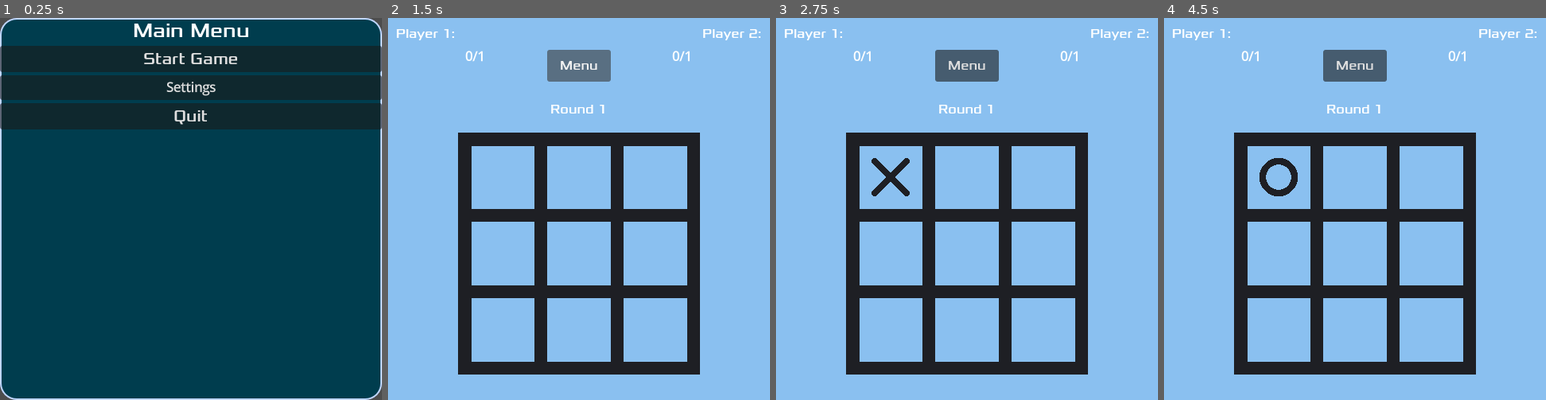
Above: before the commit, frames 1-4 (left to right).
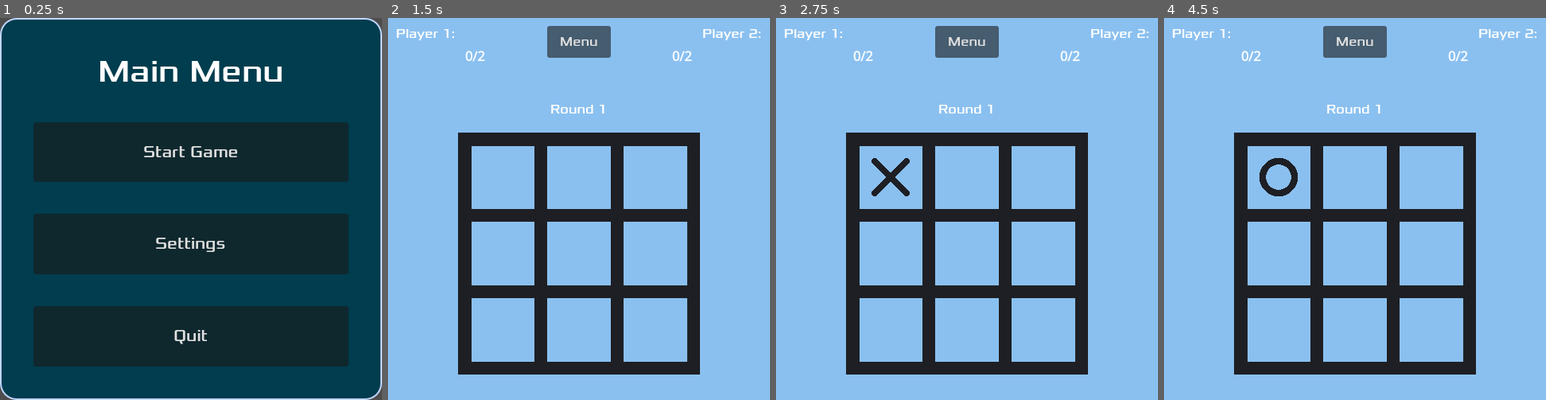
Above: after the commit, the same moments.

Repository: KaiRJ/tictactoe
Game: Godot game, scene res://scenes/main_menu/main_menu.tscn
Two runs of this game, one before a commit and one after it. Both use one fixed random seed, a clock stepped at 60 frames per second and the inputs below.
Inputs (mouse positions are in pixels of both pictures, inside the frame that each line leads up to):
- Up to frame 1 (0.25 s): no input
- Up to frame 2 (1.5 s): click "Settings" at 0.5 s; click "Start Game" at 1.25 s
- Up to frame 3 (2.75 s): click (890, 178) at 2.02 s
- Up to frame 4 (4.5 s): click "Menu" at 2.75 s; click "Continue" at 3.5 s; click (1278, 178) at 4.27 s

The runs differ from the first frame. In frame 1, 57% of the frame differs, in the area x 0-100%, y 1-92%; in frame 2, 2.1%; in frame 3, 2.1%; in frame 4, 2.1%.

Commit message:
Refactor some code after going over it for the first time in a while

Diff:
--- a/project.godot
+++ b/project.godot
@@ -17,7 +17,7 @@
 
 [autoload]
 
-Globals="*res://scripts/globals.gd"
+Constants="*res://scripts/constants.gd"
 
 [display]
 
@@ -25,10 +25,6 @@
 window/size/viewport_height=480
 window/stretch/mode="viewport"
 
-[global_group]
-
-UI=""
-
 [gui]
 
 theme/default_font_multichannel_signed_distance_field=true
--- a/scenes/board/board.gd
+++ b/scenes/board/board.gd
@@ -6,7 +6,7 @@
 @export var player2 : CompressedTexture2D
 
 var board_data
-var current_player : int
+var current_player : Constants.Player
 
 
 func _ready():
@@ -15,36 +15,57 @@
 	for square : Square in squares:
 		square.square_pressed.connect(_on_square_pressed.bind(square))
 
-	# make sure board is set to default
-	new_game()
 
-
-func new_game(starting_player: int = 1): # TODO: can i use enums here
+func new_game(starting_player: Constants.Player = Constants.Player.ONE):
 	"Reset everything for a new game."
 
-	# reset all the squares
+	# Reset all the squares
 	get_tree().call_group("squares", "reset")
 
-	# reset the board_data array
+	# Reset the board_data array
 	board_data = [
 		[0, 0, 0],
 		[0, 0, 0],
 		[0, 0, 0]
 	]
 
-	# set the starting player
+	# Set the starting player
 	current_player = starting_player
 
 
-func freeze_board(freeze : bool) -> void:
-	"Make all the squares of the board unpressable"
+func _on_square_pressed(square : Square):
+	"Run all the game check when a square is pressed."
 
-	# false means the player can't select any squares
-	get_tree().call_group("squares", "set_button_visability", not freeze)
+	# Set the square so it can't be pressed again
+	square.set_button_visability(false)
+
+	# Save the players choice on the board_data
+	var grid_position = square.get_grid_position()
+	board_data[grid_position.x][grid_position.y] = current_player
+
+	# Set the squares face by the current player
+	match current_player:
+		Constants.Player.ONE:
+			square.set_face_texture(player1)
+		Constants.Player.TWO:
+			square.set_face_texture(player2)
+
+	# Check if the game has been won or ended in a draw
+	if check_for_win():
+		freeze_board(true)
+		winner.emit(current_player)
+
+	# Check if the game ended in a draw
+	if check_for_draw():
+		freeze_board(true)
+		winner.emit(Constants.Player.NONE)
+
+	# Flip the current player for the next turn
+	current_player = (-1 * current_player) as Constants.Player
 
 
 func check_for_win() -> bool:
-	"Check if the board is in a win state"
+	"Check if the board is in a win state."
 
 	var winner_found : bool = false
 
@@ -76,31 +97,9 @@
 
 	return draw_found
 
-func _on_square_pressed(square : Square):
-	"Run all the game check when a square is pressed."
 
-	# Set the square properties
-	square.set_button_visability(false)
+func freeze_board(freeze : bool) -> void:
+	"Make all the squares of the board unpressable"
 
-	# Save the players choice on the board
-	var grid_position = square.get_grid_position()
-	board_data[grid_position.x][grid_position.y] = current_player
-
-	# Set the squares face by the current player
-	if current_player == 1:
-		square.set_face_texture(player1)
-	elif current_player == -1:
-		square.set_face_texture(player2)
-
-	# Check if the game has been won
-	if check_for_win():
-		freeze_board(true)
-		winner.emit(current_player)
-
-	# Check if the game ended in a draw
-	if check_for_draw():
-		freeze_board(true)
-		winner.emit(0)
-
-	# Flip the current player for the next game
-	current_player *= -1
+	# false means the player can't select any squares
+	get_tree().call_group("squares", "set_button_visability", not freeze)
--- a/scenes/game_over_menu/game_over_menu.gd
+++ b/scenes/game_over_menu/game_over_menu.gd
@@ -1,4 +1,4 @@
-extends Node
+extends Control
 
 signal show_main_menu
 
--- a/scenes/game_over_menu/game_over_menu.tscn
+++ b/scenes/game_over_menu/game_over_menu.tscn
@@ -15,51 +15,43 @@
 corner_radius_bottom_right = 20
 corner_radius_bottom_left = 20
 
-[node name="GameOverMenu" type="CanvasLayer" groups=["UI"]]
+[node name="GameOverMenu" type="Control"]
+layout_mode = 3
+anchors_preset = 0
 script = ExtResource("1_865qx")
 
-[node name="Panel" type="Panel" parent="."]
-anchors_preset = 8
-anchor_left = 0.5
-anchor_top = 0.5
-anchor_right = 0.5
-anchor_bottom = 0.5
-offset_left = -150.0
-offset_top = -80.0
-offset_right = 150.0
-offset_bottom = 80.0
+[node name="Panel" type="PanelContainer" parent="."]
+layout_mode = 1
+anchors_preset = 15
+anchor_right = 1.0
+anchor_bottom = 1.0
 grow_horizontal = 2
 grow_vertical = 2
 theme_override_styles/panel = SubResource("StyleBoxFlat_fjhrs")
 
-[node name="Label" type="Label" parent="Panel"]
-layout_mode = 1
-anchors_preset = 10
-anchor_right = 1.0
-offset_top = 20.0
-offset_bottom = 55.0
-grow_horizontal = 2
+[node name="MarginContainer" type="MarginContainer" parent="Panel"]
+layout_mode = 2
+theme_override_constants/margin_left = 20
+theme_override_constants/margin_top = 20
+theme_override_constants/margin_right = 20
+theme_override_constants/margin_bottom = 20
+
+[node name="VBoxContainer" type="VBoxContainer" parent="Panel/MarginContainer"]
+layout_mode = 2
+theme_override_constants/separation = 20
+
+[node name="Label" type="Label" parent="Panel/MarginContainer/VBoxContainer"]
+custom_minimum_size = Vector2(220, 0)
+layout_mode = 2
 theme_override_fonts/font = ExtResource("2_6pm5d")
 theme_override_font_sizes/font_size = 25
 text = "Player 1 wins!"
 horizontal_alignment = 1
-autowrap_mode = 2
 
-[node name="QuitButton" type="Button" parent="Panel"]
-layout_mode = 1
-anchors_preset = 7
-anchor_left = 0.5
-anchor_top = 1.0
-anchor_right = 0.5
-anchor_bottom = 1.0
-offset_left = -60.0
-offset_top = -75.0
-offset_right = 60.0
-offset_bottom = -35.0
-grow_horizontal = 2
-grow_vertical = 0
+[node name="QuitButton" type="Button" parent="Panel/MarginContainer/VBoxContainer"]
+layout_mode = 2
 theme_override_fonts/font = ExtResource("2_6pm5d")
 theme_override_font_sizes/font_size = 20
 text = "Quit"
 
-[connection signal="pressed" from="Panel/QuitButton" to="." method="_on_quit_button_pressed"]
+[connection signal="pressed" from="Panel/MarginContainer/VBoxContainer/QuitButton" to="." method="_on_quit_button_pressed"]
--- a/scenes/hud/hud.tscn
+++ b/scenes/hud/hud.tscn
@@ -68,9 +68,9 @@
 anchor_left = 0.5
 anchor_right = 0.5
 offset_left = -40.0
-offset_top = 40.0
+offset_top = 10.0
 offset_right = 40.0
-offset_bottom = 80.0
+offset_bottom = 50.0
 grow_horizontal = 2
 theme_override_fonts/font = ExtResource("1_7ch4s")
 text = "Menu"
--- a/scenes/in_game_menu/in_game_menu.gd
+++ b/scenes/in_game_menu/in_game_menu.gd
@@ -1,7 +1,29 @@
-extends CanvasLayer
+extends Control
 
 signal continue_game
 signal quit_game
+
+@onready var label = $PanelContainer/MarginContainer/VBoxContainer/Label
+@onready var continue_button = $PanelContainer/MarginContainer/VBoxContainer/ContinueButton
+@onready var quit_button = $PanelContainer/MarginContainer/VBoxContainer/QuitButton
+
+
+func update_label(text: String) -> void:
+	label.text = text
+
+
+func show_continue_button(show: bool) -> void:
+	if show:
+		continue_button.show()
+	else:
+		continue_button.hide()
+
+
+func show_quit_button(show: bool) -> void:
+	if show:
+		quit_button.show()
+	else:
+		quit_button.hide()
 
 
 func _on_continue_button_pressed():
@@ -9,5 +31,4 @@
 
 
 func _on_quit_button_pressed():
-	# TODO should switch to main menu scene
 	quit_game.emit()
--- a/scenes/in_game_menu/in_game_menu.tscn
+++ b/scenes/in_game_menu/in_game_menu.tscn
@@ -15,31 +15,34 @@
 corner_radius_bottom_right = 20
 corner_radius_bottom_left = 20
 
-[node name="InGameMenu" type="CanvasLayer" groups=["UI"]]
+[node name="InGameMenu" type="Control"]
+layout_mode = 3
+anchors_preset = 0
 script = ExtResource("1_mis6w")
 
-[node name="InMainMenuPanel" type="Panel" parent="."]
-anchors_preset = 8
-anchor_left = 0.5
-anchor_top = 0.5
-anchor_right = 0.5
-anchor_bottom = 0.5
-offset_left = -100.0
-offset_top = -150.0
-offset_right = 100.0
-offset_bottom = 150.0
+[node name="PanelContainer" type="PanelContainer" parent="."]
+layout_mode = 1
+anchors_preset = 15
+anchor_right = 1.0
+anchor_bottom = 1.0
 grow_horizontal = 2
 grow_vertical = 2
 theme_override_styles/panel = SubResource("StyleBoxFlat_fjhrs")
-metadata/_edit_use_anchors_ = true
 
-[node name="Label" type="Label" parent="InMainMenuPanel"]
-layout_mode = 1
-anchors_preset = 10
-anchor_right = 1.0
-offset_top = 20.0
-offset_bottom = 55.0
-grow_horizontal = 2
+[node name="MarginContainer" type="MarginContainer" parent="PanelContainer"]
+layout_mode = 2
+theme_override_constants/margin_left = 20
+theme_override_constants/margin_top = 20
+theme_override_constants/margin_right = 20
+theme_override_constants/margin_bottom = 20
+
+[node name="VBoxContainer" type="VBoxContainer" parent="PanelContainer/MarginContainer"]
+layout_mode = 2
+theme_override_constants/separation = 20
+
+[node name="Label" type="Label" parent="PanelContainer/MarginContainer/VBoxContainer"]
+custom_minimum_size = Vector2(220, 0)
+layout_mode = 2
 theme_override_fonts/font = ExtResource("2_ftyy5")
 theme_override_font_sizes/font_size = 25
 text = "Menu"
@@ -47,41 +50,19 @@
 autowrap_mode = 2
 metadata/_edit_use_anchors_ = true
 
-[node name="ContinueButton" type="Button" parent="InMainMenuPanel"]
-layout_mode = 1
-anchors_preset = 8
-anchor_left = 0.5
-anchor_top = 0.5
-anchor_right = 0.5
-anchor_bottom = 0.5
-offset_left = -56.0
-offset_top = -48.0
-offset_right = 64.0
-offset_bottom = -8.0
-grow_horizontal = 2
-grow_vertical = 2
+[node name="ContinueButton" type="Button" parent="PanelContainer/MarginContainer/VBoxContainer"]
+layout_mode = 2
 theme_override_fonts/font = ExtResource("2_ftyy5")
 theme_override_font_sizes/font_size = 20
 text = "Continue"
 metadata/_edit_use_anchors_ = true
 
-[node name="QuitButton" type="Button" parent="InMainMenuPanel"]
-layout_mode = 1
-anchors_preset = 8
-anchor_left = 0.5
-anchor_top = 0.5
-anchor_right = 0.5
-anchor_bottom = 0.5
-offset_left = -56.0
-offset_top = 40.0
-offset_right = 64.0
-offset_bottom = 80.0
-grow_horizontal = 2
-grow_vertical = 2
+[node name="QuitButton" type="Button" parent="PanelContainer/MarginContainer/VBoxContainer"]
+layout_mode = 2
 theme_override_fonts/font = ExtResource("2_ftyy5")
 theme_override_font_sizes/font_size = 20
 text = "Quit"
 metadata/_edit_use_anchors_ = true
 
-[connection signal="pressed" from="InMainMenuPanel/ContinueButton" to="." method="_on_continue_button_pressed"]
-[connection signal="pressed" from="InMainMenuPanel/QuitButton" to="." method="_on_quit_button_pressed"]
+[connection signal="pressed" from="PanelContainer/MarginContainer/VBoxContainer/ContinueButton" to="." method="_on_continue_button_pressed"]
+[connection signal="pressed" from="PanelContainer/MarginContainer/VBoxContainer/QuitButton" to="." method="_on_quit_button_pressed"]
--- a/scenes/main_game/main_game.gd
+++ b/scenes/main_game/main_game.gd
@@ -2,82 +2,91 @@
 
 @export var to_win_total : int = 3
 
-var player1_score  : int
-var player2_score  : int
-var rounds         : int
-var current_player : int
+var player1_score : int
+var player2_score : int
+var current_round : int
+var last_starting_player : Constants.Player
 
 
 func _ready():
-	new_game(1)
+ 	# Start a new game on ready
+	new_game(Constants.Player.ONE)
 
 
-func new_game(starting_player: int):
-	"Set up the game for a new match."
-
-	hide_all_ui_elements()
-
-	# Reset all the game variables
-	current_player = starting_player
-	player1_score = 0
-	player2_score = 0
-	rounds = 1
-
-	# Reset all the labels
-	$HUD/Player1Label/Score.text = str(player1_score) + "/" + str(to_win_total)
-	$HUD/Player2Label/Score.text = str(player2_score) + "/" + str(to_win_total)
-	$HUD/Label.text = "Round " + str(rounds)
+func new_game(starting_player: Constants.Player):
+	"Set up the game and board for a new match."
 
 	# Show the correct UI elements
 	$HUD.show()
 	$Board.show()
+	$InGameMenu.hide()
+
+	# Reset all the game variables
+	last_starting_player = starting_player
+	player1_score = 0
+	player2_score = 0
+	current_round = 1
+
+	# Set the labels
+	update_labels()
 
 	# Set the board up for a new game
-	$Board.new_game(current_player)
+	$Board.new_game(starting_player)
 
 
-func _on_board_winner(player : int):
-	"Check who won and perform correct tasks."
+func _on_board_winner(winner : Constants.Player):
+	"When the board scene signals a winner check who won, update variables and either end the game
+	or start a new round."
 
-	var text: String
-	match player:
-		0:
-			text = "No one wins "
-		1:
-			text = "Player 1 wins "
-			player1_score += 1
-			$HUD/Player1Label/Score.text = str(player1_score) + "/" + str(to_win_total)
-		-1:
-			text = "Player 2 wins "
-			player2_score += 1
-			$HUD/Player2Label/Score.text = str(player2_score) + "/" + str(to_win_total)
+	# Update the player scores depending on who won the round
+	# TODO update variable name
+	var winner_text = update_player_scores(winner)
+	update_labels()
 
+	# Check if either player has won the whole game
 	if (player1_score == to_win_total) or (player2_score == to_win_total):
-		$GameOverMenu/Panel/Label.text = text + "the game!"
-		$GameOverMenu.show()
+		# Show in gmae menu with quit option
+		show_in_game_menu(winner_text + "the game!", false, true)
 	else:
-		rounds += 1
-		$HUD/Label.text = text + "this round!"
-		await get_tree().create_timer(2.0).timeout
-		$HUD/Label.text = "Round " + str(rounds)
-		current_player *= -1 # Change who starts on each round
-		$Board.new_game(current_player)
+		# Set up the game for the next round and show the continue pop up
+		current_round += 1
+		last_starting_player = (-1*last_starting_player) as Constants.Player
+		$Board.new_game(last_starting_player)
+		show_in_game_menu(winner_text + "this round!", true, false)
 
 
-func hide_all_ui_elements():
-	for ui: CanvasLayer in get_tree().get_nodes_in_group("UI"):
-		ui.hide()
+func update_player_scores(winner: Constants.Player) -> String:
+	"Update scores for who won and return a string of the winner/a draw."
 
-	$Board.hide()
+	match winner:
+		Constants.Player.NONE:
+			return "No one wins "
+		Constants.Player.ONE:
+			player1_score += 1
+			return "Player 1 wins "
+		Constants.Player.TWO:
+			player2_score += 1
+			return "Player 2 wins "
+		_:
+			return "Error: Invalid winner!"
 
 
-func _on_main_menu_start_game(starting_player: int):
-	new_game(starting_player)
+func update_labels():
+	$HUD/Player1Label/Score.text = str(player1_score) + "/" + str(to_win_total)
+	$HUD/Player2Label/Score.text = str(player2_score) + "/" + str(to_win_total)
+	$HUD/Label.text = "Round " + str(current_round)
+
+
+func show_in_game_menu(label_text: String, show_continue_button: bool, show_quit_button: bool) -> void:
+	$Board.freeze_board(true)
+	$InGameMenu.update_label(label_text)
+	$InGameMenu.show_continue_button(show_continue_button)
+	$InGameMenu.show_quit_button(show_quit_button)
+	$InGameMenu.show()
 
 
 func _on_hud_show_in_game_menu():
-	$Board.freeze_board(true)
-	$InGameMenu.show()
+	show_in_game_menu("Main Menu", true, true)
 
 
 func _on_in_game_menu_continue_game():
@@ -86,12 +95,4 @@
 
 
 func _on_in_game_menu_quit_game():
-	quit_game()
-
-
-func _on_game_over_menu_show_main_menu():
-	quit_game()
-
-
-func quit_game():
 	get_tree().change_scene_to_file("res://scenes/main_menu/main_menu.tscn")
--- a/scenes/main_game/main_game.tscn
+++ b/scenes/main_game/main_game.tscn
@@ -1,14 +1,13 @@
-[gd_scene load_steps=6 format=3 uid="uid://d324rwh5voqes"]
+[gd_scene load_steps=5 format=3 uid="uid://d324rwh5voqes"]
 
 [ext_resource type="Script" uid="uid://bioyjdbg4tu37" path="res://scenes/main_game/main_game.gd" id="1_8ywsm"]
 [ext_resource type="PackedScene" uid="uid://cew84f5dda8rp" path="res://scenes/board/board.tscn" id="2_6eclk"]
 [ext_resource type="PackedScene" uid="uid://dgh24soxvixsy" path="res://scenes/hud/hud.tscn" id="3_i3kwu"]
-[ext_resource type="PackedScene" uid="uid://4t6xodde48gh" path="res://scenes/game_over_menu/game_over_menu.tscn" id="4_mijjq"]
 [ext_resource type="PackedScene" uid="uid://dyxitjmkr2gmx" path="res://scenes/in_game_menu/in_game_menu.tscn" id="5_ldk84"]
 
 [node name="MainGame" type="Node"]
 script = ExtResource("1_8ywsm")
-to_win_total = 1
+to_win_total = 2
 
 [node name="ColorRect" type="ColorRect" parent="."]
 anchors_preset = 15
@@ -24,13 +23,16 @@
 
 [node name="HUD" parent="." instance=ExtResource("3_i3kwu")]
 
-[node name="GameOverMenu" parent="." instance=ExtResource("4_mijjq")]
-visible = false
-
 [node name="InGameMenu" parent="." instance=ExtResource("5_ldk84")]
+anchors_preset = 8
+anchor_left = 0.5
+anchor_top = 0.5
+anchor_right = 0.5
+anchor_bottom = 0.5
+grow_horizontal = 2
+grow_vertical = 2
 
 [connection signal="winner" from="Board" to="." method="_on_board_winner"]
 [connection signal="show_in_game_menu" from="HUD" to="." method="_on_hud_show_in_game_menu"]
-[connection signal="show_main_menu" from="GameOverMenu" to="." method="_on_game_over_menu_show_main_menu"]
 [connection signal="continue_game" from="InGameMenu" to="." method="_on_in_game_menu_continue_game"]
 [connection signal="quit_game" from="InGameMenu" to="." method="_on_in_game_menu_quit_game"]
--- a/scenes/main_menu/main_menu.gd
+++ b/scenes/main_menu/main_menu.gd
@@ -1,4 +1,4 @@
-extends Node
+extends Control
 
 
 func _on_start_game_button_pressed():
--- a/scenes/main_menu/main_menu.tscn
+++ b/scenes/main_menu/main_menu.tscn
@@ -1,8 +1,7 @@
-[gd_scene load_steps=5 format=3 uid="uid://c5oieo75w76ac"]
+[gd_scene load_steps=4 format=3 uid="uid://c5oieo75w76ac"]
 
 [ext_resource type="Script" uid="uid://cqqdhhj86nj3r" path="res://scenes/main_menu/main_menu.gd" id="1_g0hiq"]
 [ext_resource type="FontFile" uid="uid://cl116rahkaxh4" path="res://art/Xolonium-Regular.ttf" id="2_c2eju"]
-[ext_resource type="PackedScene" uid="uid://d324rwh5voqes" path="res://scenes/main_game/main_game.tscn" id="2_ob46e"]
 
 [sub_resource type="StyleBoxFlat" id="StyleBoxFlat_fjhrs"]
 bg_color = Color(0, 0.239216, 0.305882, 1)
@@ -16,11 +15,17 @@
 corner_radius_bottom_right = 20
 corner_radius_bottom_left = 20
 
-[node name="MainMenu" type="Node" groups=["UI"]]
+[node name="MainMenu" type="Control" groups=["UI"]]
+layout_mode = 3
+anchors_preset = 15
+anchor_right = 1.0
+anchor_bottom = 1.0
+grow_horizontal = 2
+grow_vertical = 2
 script = ExtResource("1_g0hiq")
-game_scene = ExtResource("2_ob46e")
 
-[node name="MainMenuPanel" type="Panel" parent="."]
+[node name="MainMenuPanel" type="PanelContainer" parent="."]
+layout_mode = 1
 anchors_preset = 15
 anchor_right = 1.0
 anchor_bottom = 1.0
@@ -28,38 +33,45 @@
 grow_vertical = 2
 theme_override_styles/panel = SubResource("StyleBoxFlat_fjhrs")
 
-[node name="BoxContainer" type="BoxContainer" parent="MainMenuPanel"]
-layout_mode = 1
-anchors_preset = 15
-anchor_right = 1.0
-anchor_bottom = 1.0
-grow_horizontal = 2
-grow_vertical = 2
-vertical = true
+[node name="MarginContainer" type="MarginContainer" parent="MainMenuPanel"]
+layout_mode = 2
+theme_override_constants/margin_left = 40
+theme_override_constants/margin_top = 40
+theme_override_constants/margin_right = 40
+theme_override_constants/margin_bottom = 40
 
-[node name="Label" type="Label" parent="MainMenuPanel/BoxContainer"]
+[node name="VBoxContainer" type="VBoxContainer" parent="MainMenuPanel/MarginContainer"]
 layout_mode = 2
+theme_override_constants/separation = 40
+
+[node name="Label" type="Label" parent="MainMenuPanel/MarginContainer/VBoxContainer"]
+layout_mode = 2
+size_flags_vertical = 0
 theme_override_fonts/font = ExtResource("2_c2eju")
-theme_override_font_sizes/font_size = 25
+theme_override_font_sizes/font_size = 40
 text = "Main Menu"
 horizontal_alignment = 1
-autowrap_mode = 2
 
-[node name="StartGameButton" type="Button" parent="MainMenuPanel/BoxContainer"]
+[node name="StartGameButton" type="Button" parent="MainMenuPanel/MarginContainer/VBoxContainer"]
 layout_mode = 2
+size_flags_vertical = 3
 theme_override_fonts/font = ExtResource("2_c2eju")
 theme_override_font_sizes/font_size = 20
 text = "Start Game"
 
-[node name="SettingsButton" type="Button" parent="MainMenuPanel/BoxContainer"]
+[node name="SettingsButton" type="Button" parent="MainMenuPanel/MarginContainer/VBoxContainer"]
 layout_mode = 2
+size_flags_vertical = 3
+theme_override_fonts/font = ExtResource("2_c2eju")
+theme_override_font_sizes/font_size = 20
 text = "Settings"
 
-[node name="QuitButton" type="Button" parent="MainMenuPanel/BoxContainer"]
+[node name="QuitButton" type="Button" parent="MainMenuPanel/MarginContainer/VBoxContainer"]
 layout_mode = 2
+size_flags_vertical = 3
 theme_override_fonts/font = ExtResource("2_c2eju")
 theme_override_font_sizes/font_size = 20
 text = "Quit"
 
-[connection signal="pressed" from="MainMenuPanel/BoxContainer/StartGameButton" to="." method="_on_start_game_button_pressed"]
-[connection signal="pressed" from="MainMenuPanel/BoxContainer/QuitButton" to="." method="_on_quit_button_pressed"]
+[connection signal="pressed" from="MainMenuPanel/MarginContainer/VBoxContainer/StartGameButton" to="." method="_on_start_game_button_pressed"]
+[connection signal="pressed" from="MainMenuPanel/MarginContainer/VBoxContainer/QuitButton" to="." method="_on_quit_button_pressed"]
--- /dev/null
+++ b/scripts/constants.gd
@@ -0,0 +1,7 @@
+extends Node
+
+enum Player {
+	ONE = 1,
+	TWO = -1,
+	NONE = 0
+}
--- a/scripts/globals.gd
+++ /dev/null
@@ -1,6 +0,0 @@
-extends Node
-
-enum Player {
-	ONE,
-	TWO
-}
Not shown, added: scripts/constants.gd.uid
Not shown, removed: scripts/globals.gd.uid
